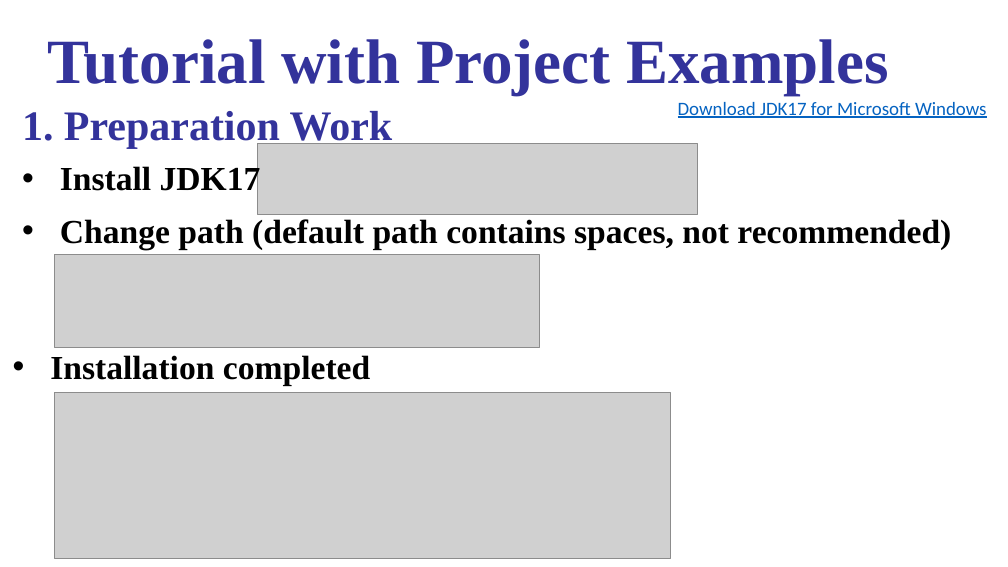
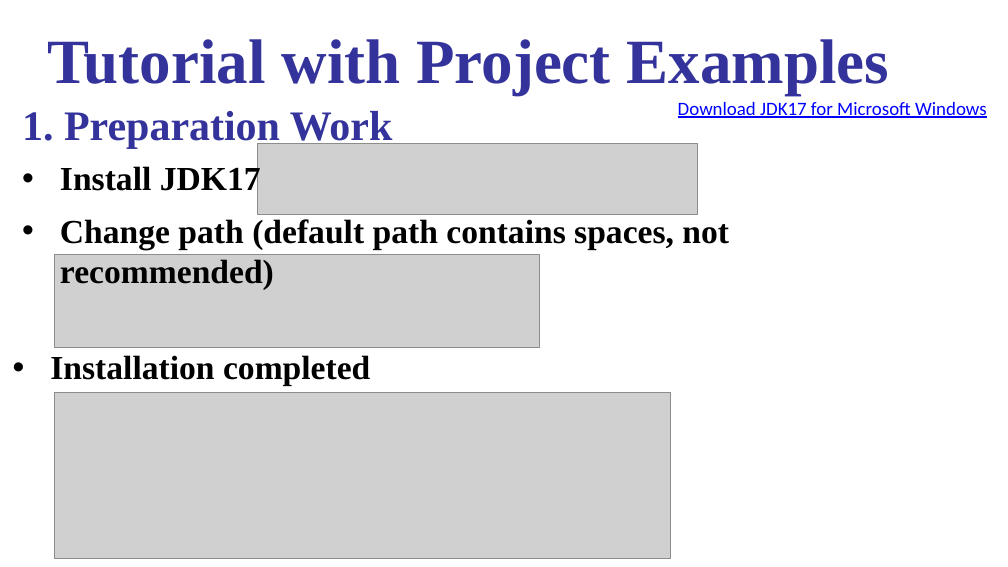
Before and after one commit to gongghao/database-labs, a slide deck: slide 4 of content/projects/project3/materials/Project_3.pptx. Drawn at 1008x567 pixels with LibreOffice and Linux fonts; fonts in the diff are those of the drawing; grey boxes stand for pictures. Boxes give left, top, right and bottom in pixels: in the first picture for what was removed or moved away, otherwise in the second. Text is boxed around its words. In the diff, an @@ line names an element or a change of style, - is before the commit and + after.

```diff
--- a/content/projects/project3/materials/Project_3.pptx
+++ b/content/projects/project3/materials/Project_3.pptx
@@ text "Download JDK17 for Microsoft Windows" at (678,102,987,118): text colour #0563C1 to #0000FF @@
@@ text "Change path (default path contains ..." rewrapped from (60,219,951,249) to (60,219,729,290) @@
```
Also in this commit, not shown: 21 other slides changed, 2 other files.
